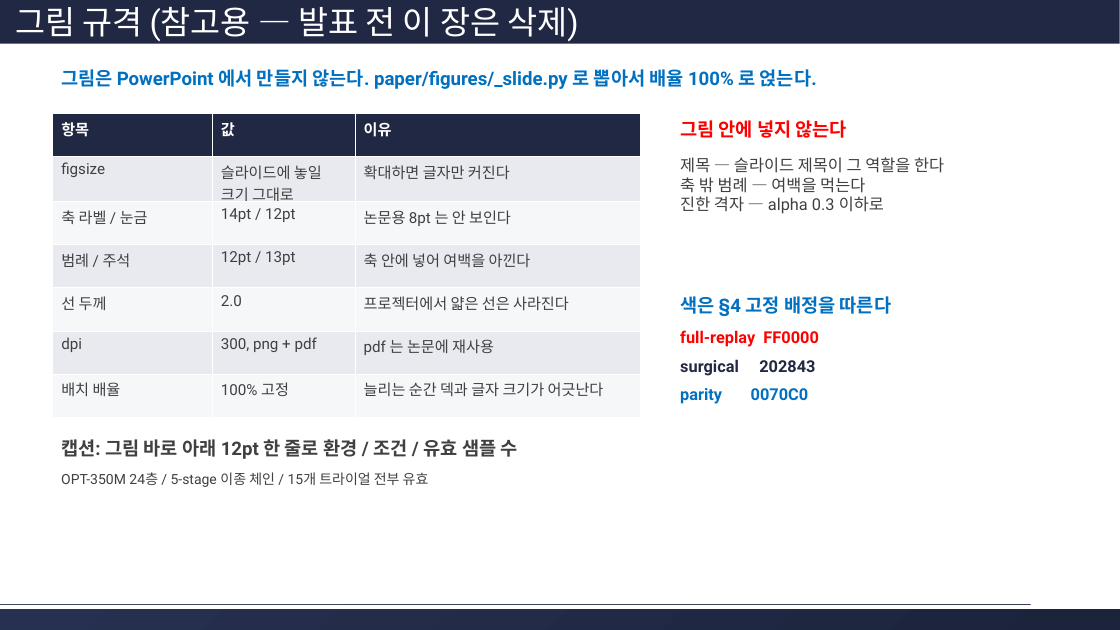
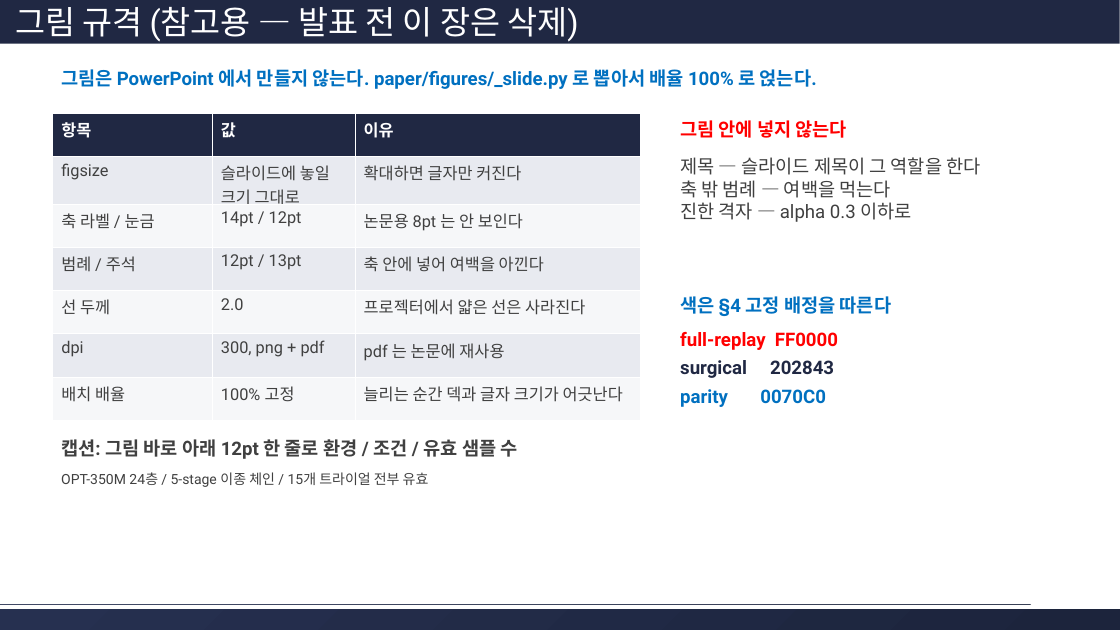
Before and after one commit to hjkim24/RADP, a slide deck: slide 9 of ppt/template/radp-progress-template.pptx. Drawn at 1120x630 pixels with LibreOffice and Linux fonts; fonts in the diff are those of the drawing. Boxes give left, top, right and bottom in pixels: in the first picture for what was removed or moved away, otherwise in the second. Text is boxed around its words. In the diff, an @@ line names an element or a change of style, - is before the commit and + after.

```diff
--- a/ppt/template/radp-progress-template.pptx
+++ b/ppt/template/radp-progress-template.pptx
@@ table at [53,113,641,416] @@
@@ size 13 to 14 pt @@
@@ size 14 to 16 pt in 4 elements at [680,157,980,222], [680,332,838,350], [680,360,834,378], [680,389,826,407] @@
```
Also in this commit, not shown: 1 other file.
